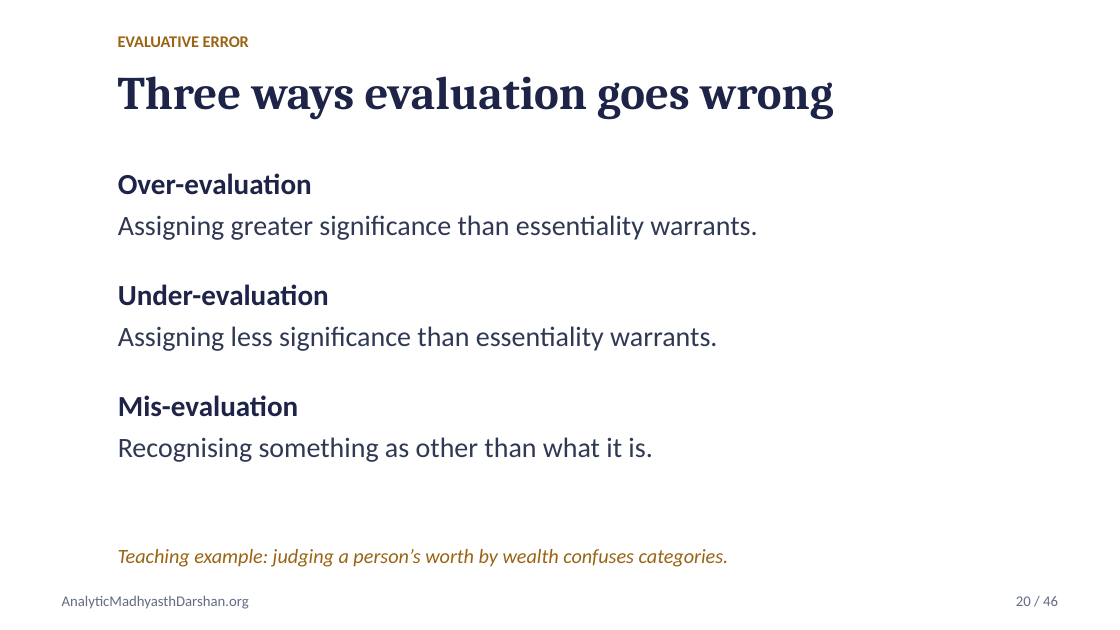
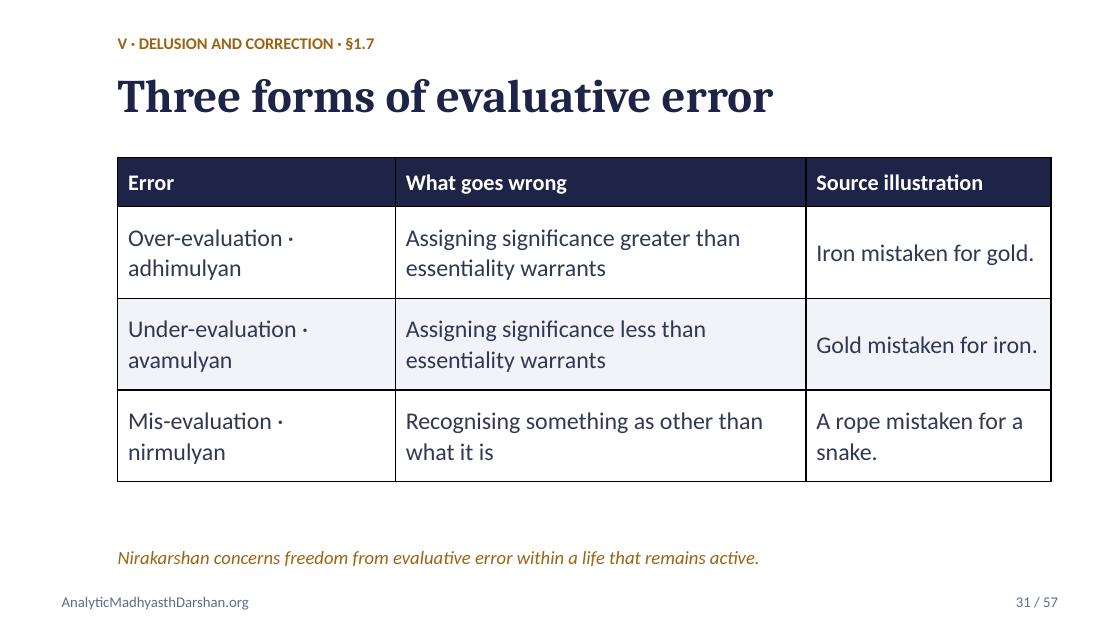
Before and after one commit to raghavamohan/AnalyticMadhyasthDarshan, a slide deck: slide 31 of Studies/Axiology-Value-Theory/Axiology-Value-Theory-Madhyasth-Darshan.pptx (slide 20 before the commit). Drawn at 1120x630 pixels with LibreOffice and Linux fonts; fonts in the diff are those of the drawing. Boxes give left, top, right and bottom in pixels: in the first picture for what was removed or moved away, otherwise in the second. Text is boxed around its words. In the diff, an @@ line names an element or a change of style, - is before the commit and + after.

```diff
--- a/Studies/Axiology-Value-Theory/Axiology-Value-Theory-Madhyasth-Darshan.pptx
+++ b/Studies/Axiology-Value-Theory/Axiology-Value-Theory-Madhyasth-Darshan.pptx
@@ text "Three forms of evaluative error" at [118,79,773,113]: vertical alignment top to middle @@
@@ text added at [118,37,374,50], 10.5 pt, text #9A6414, bold @@
+V · DELUSION AND CORRECTION · §1.7
@@ text at [118,79,773,113]: text changed; size 10.5 to 30 pt; font Calibri to Cambria; text colour #9A6414 to #1E2447 @@
-EVALUATIVE ERROR
+Three forms of evaluative error
@@ text removed at [118,76,833,119] @@
-Three ways evaluation goes wrong
@@ text removed at [118,173,312,195] @@
-Over-evaluation
@@ table added at [118,158,1052,483], 4 rows, 3 columns @@
+Error | What goes wrong | Source illustration
+Over-evaluation · adhimulyan | Assigning significance greater than essentiality warrants | Iron mistaken for gold.
+Under-evaluation · avamulyan | Assigning significance less than essentiality warrants | Gold mistaken for iron.
+Mis-evaluation · nirmulyan | Recognising something as other than what it is | A rope mistaken for a snake.
@@ text removed at [118,215,757,240] @@
-Assigning greater significance than essentiality warrants.
@@ text removed at [118,284,329,306] @@
-Under-evaluation
@@ text removed at [118,326,717,351] @@
-Assigning less significance than essentiality warrants.
@@ text removed at [118,395,298,417] @@
-Mis-evaluation
@@ text removed at [118,437,652,462] @@
-Recognising something as other than what it is.
@@ text at [118,551,760,566]: text changed; size 13 to 12 pt @@
-Teaching example: judging a person’s worth by wealth confuses categories.
+Nirakarshan concerns freedom from evaluative error within a life that remains active.
@@ text at [1016,597,1058,607]: text changed @@
-20 / 46
+31 / 57
```
Also in this commit, not shown: 18 other slides changed, 38 slides added, 27 slides removed, 1 other file.
